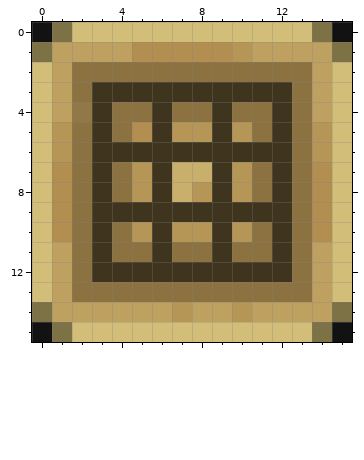
One commit to this pixel-art sprite: assets/cubyz/blocks/textures/workbench_top.png. Above is the file before it was changed.
The file is 16x16 pixels. Colours within 5 levels of each other are drawn and written as one.
And afterwards:
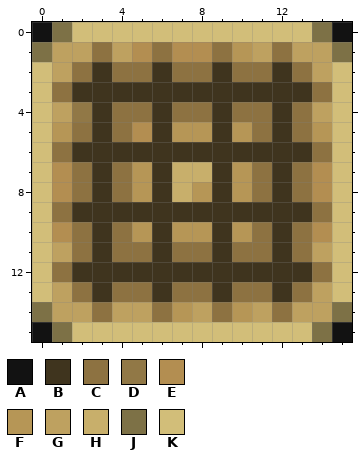
Palette (. is transparent): A #121212  B #3f341e  C #8d7241  D #917846  E #b38e51  F #b69656  G #bea160  H #c8af6b  J #7d7146  K #d2be79
The commit says: Texture the workbench with a 5×5 grid.
The edit:
y 1: x 3 G -> C; x 6 E -> C; x 9 E -> C; x 12 G -> C
y 2: x 3 C -> B; x 6 C -> B; x 9 C -> B; x 12 C -> B
y 3: x 1..2 GC -> CB; x 13..14 CG -> BC
y 6: x 1..2 FC -> CB; x 13..14 CF -> BC
y 9: x 1..2 EC -> CB; x 13..14 CE -> BC
y 12: x 1..2 GC -> CB; x 13..14 CG -> BC
y 13: x 3 C -> B; x 6 C -> B; x 9 C -> B; x 12 C -> B
y 14: x 3 G -> C; x 6 G -> C; x 9 G -> C; x 12 G -> C
Boxes around the changes in both pictures, in picture pixels (x1, y1, x2, y2):
changed: (52, 42, 332, 322)
